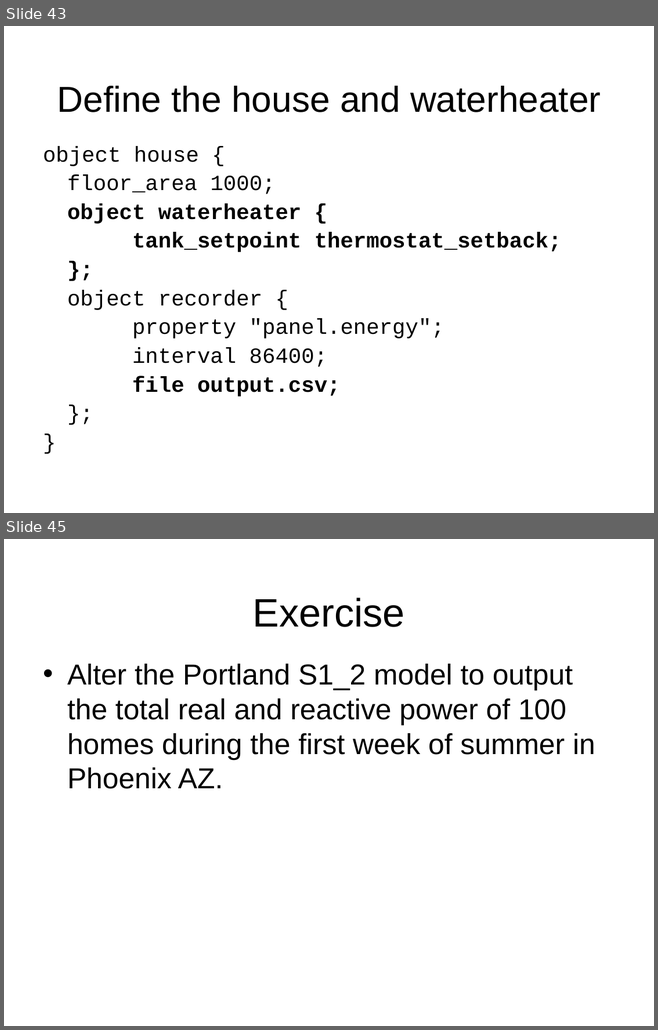
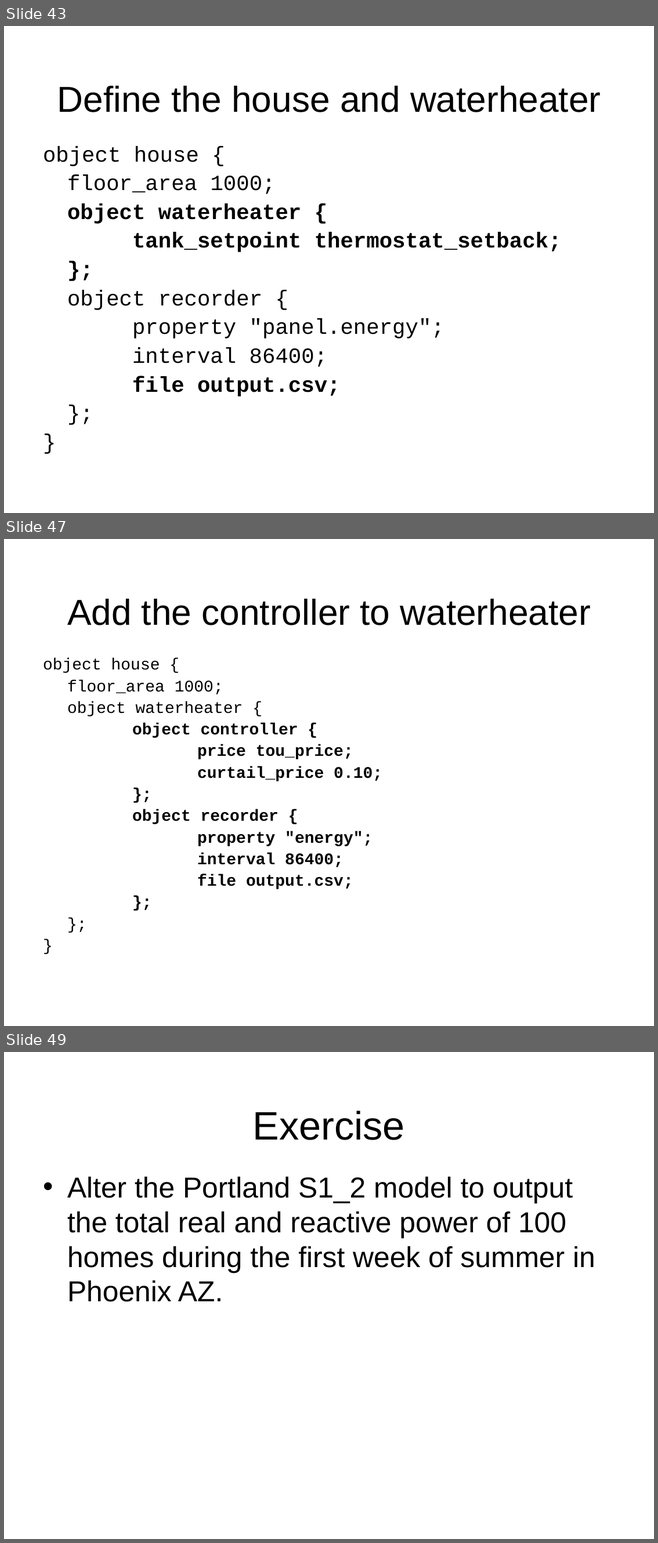
Before and after one commit to gridlab-d/course, a slide deck: Short/1 - Residential.ppt. Shown one above the other, each under a label of ours: slides 43 and 45 before the commit, slides 43, 47 and 49 after it; the slides between them are not shown. The pictures are 658x1030 and 658x1543 pixels, drawn with LibreOffice and Linux fonts; fonts in the diff are those of the drawing; background and template pictures are left out. Boxes give left, top, right and bottom in pixels: in the first picture for what was removed or moved away, otherwise in the second. Text is boxed around its words. In the diff, an @@ line names an element or a change of style, - is before the commit and + after.

```diff
--- a/Short/1 - Residential.ppt
+++ b/Short/1 - Residential.ppt
@@ slide 47 added at <box>4,539,654,1026</box>, background picture (left out) @@
@@ title added at <box>67,599,590,625</box>, 40 pt, text #000000 @@
+Add the controller to waterheater
@@ text added at <box>43,658,382,889</box>, 18 pt, text #000000, bold @@
+object house {
+floor_area 1000;
+object waterheater {
+object controller {
+price tou_price;
+curtail_price 0.10;
+};
+object recorder {
+property "energy";
+interval 86400;
+file output.csv;
+};
+};
+}
@@ what was slide 45 is now slide 49 @@
```
Also in this commit, not shown: 4 other slides added, 1 slide removed.
